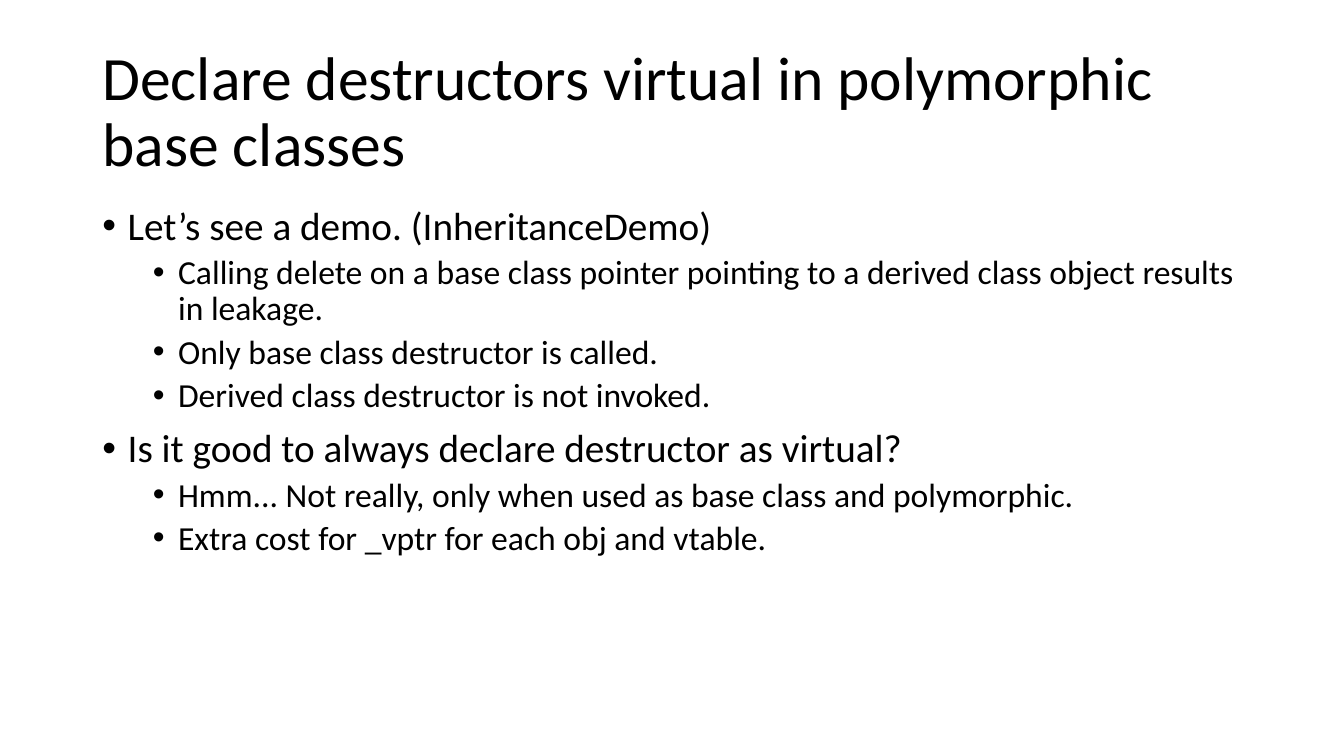
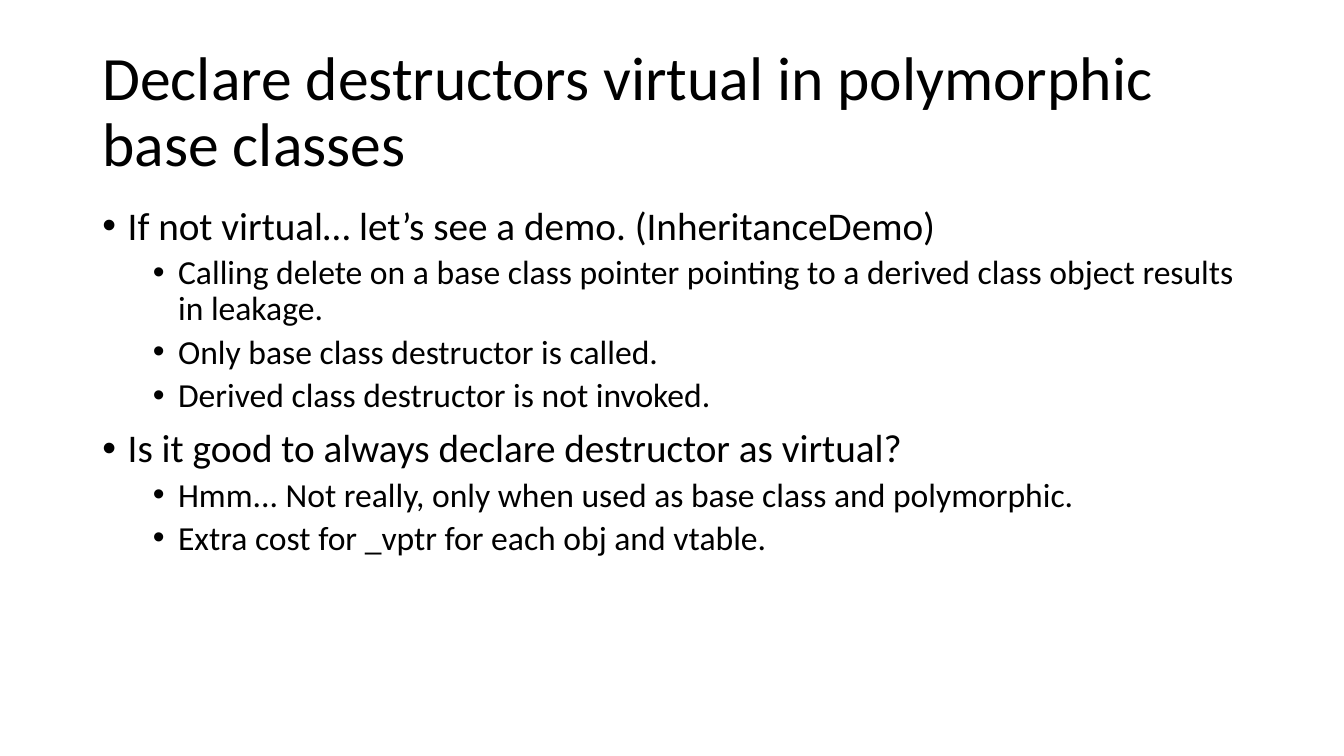
Before and after one commit to winniegy/MyPublic, a slide deck: slide 23 of cppTechniques/C++ Techniques 01.pptx. Drawn at 1344x756 pixels with LibreOffice and Linux fonts; fonts in the diff are those of the drawing. Boxes give left, top, right and bottom in pixels: in the first picture for what was removed or moved away, otherwise in the second. Text is boxed around its words. In the diff, an @@ line names an element or a change of style, - is before the commit and + after.

```diff
--- a/cppTechniques/C++ Techniques 01.pptx
+++ b/cppTechniques/C++ Techniques 01.pptx
@@ text at [128, 211, 935, 246]: text changed @@
-• Let’s see a demo. (InheritanceDemo)
+• If not virtual… let’s see a demo. (InheritanceDemo)
```
Also in this commit, not shown: 2 other slides changed, 9 slides added, 11 other files.
